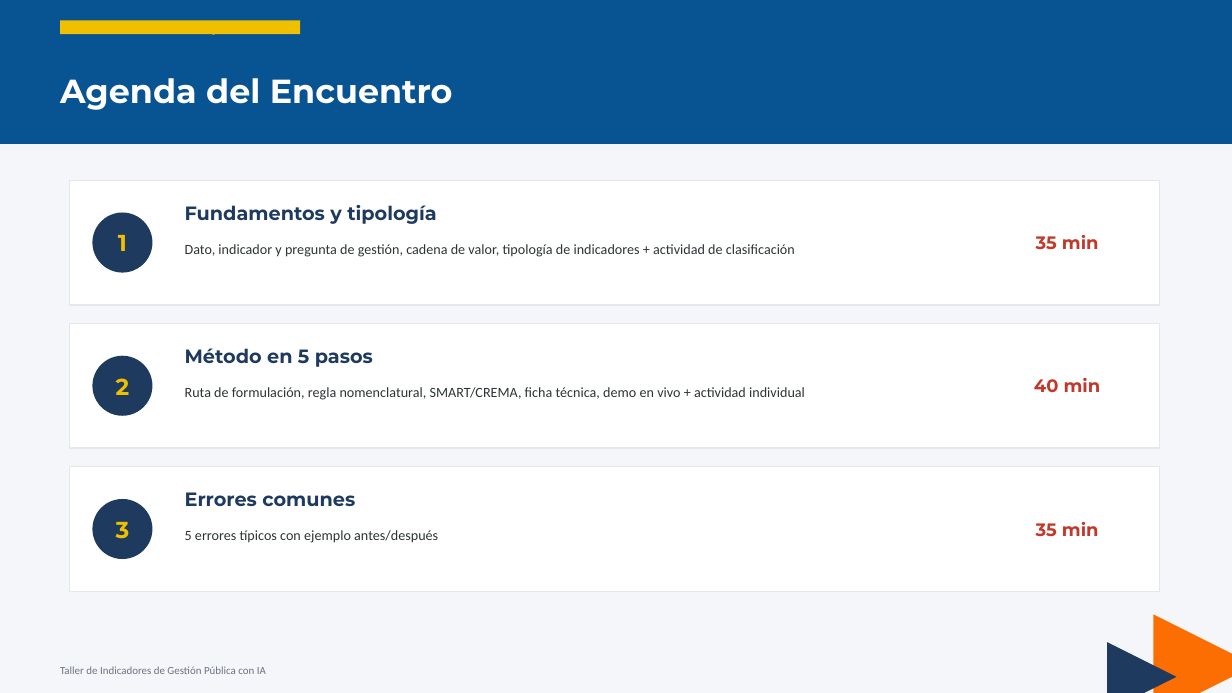
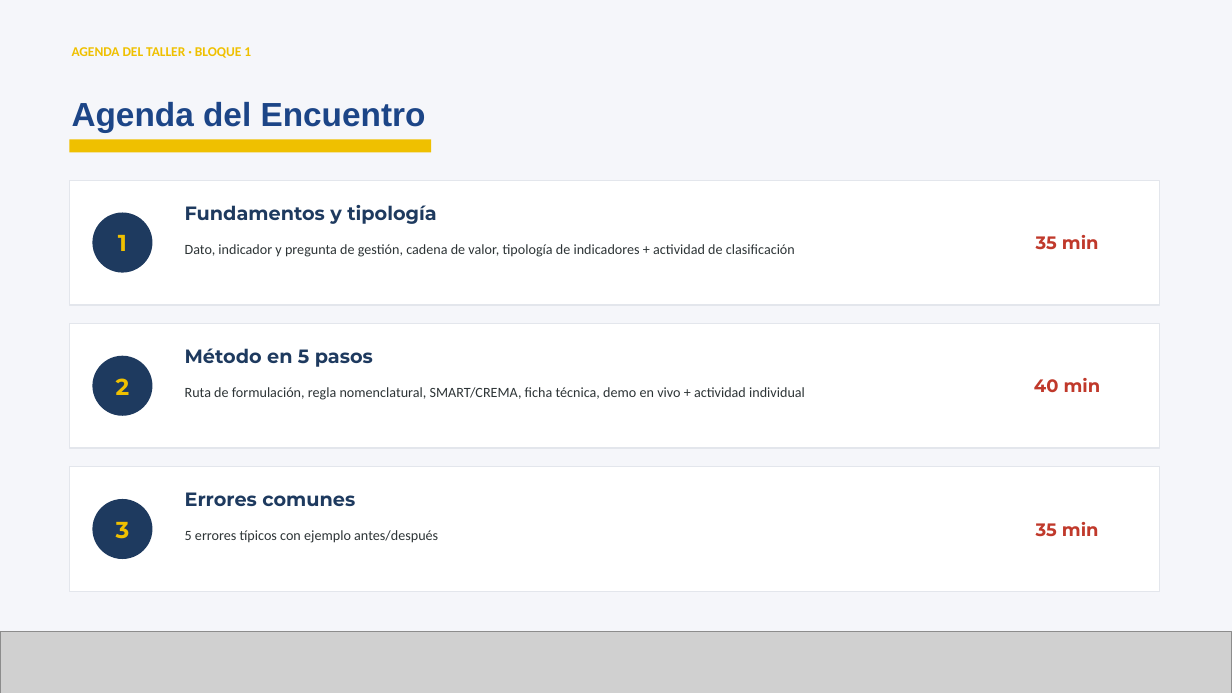
Before and after one commit to smezam-star/Management-Indicators, a slide deck: slide 3 of docs/Taller_Indicadores_Gestion_Publica_IA.pptx. Drawn at 1232x693 pixels with LibreOffice and Linux fonts; fonts in the diff are those of the drawing; grey boxes stand for pictures. Boxes give left, top, right and bottom in pixels: in the first picture for what was removed or moved away, otherwise in the second. Text is boxed around its words. In the diff, an @@ line names an element or a change of style, - is before the commit and + after.

Commit message:
Actualizar simulador con ejemplos y ejercicios del Taller 8

```diff
--- a/docs/Taller_Indicadores_Gestion_Publica_IA.pptx
+++ b/docs/Taller_Indicadores_Gestion_Publica_IA.pptx
@@ rectangle removed at (0,0,1232,144) @@
@@ text "AGENDA DEL TALLER · BLOQUE ..." rewrapped from (60,34,240,37) to (72,47,251,58) @@
@@ text "Agenda del Encuentro": place and size @@
-text "Agenda del Encuentro" at (60,78,453,110)
+text "Agenda del Encuentro" at (72,102,426,133)
@@ text "Agenda del Encuentro" at (72,102,426,133): font Montserrat to Arial, text colour #FFFFFF to #1C4587; vertical alignment middle to top @@
@@ rectangle: place and size @@
-rectangle at (60,20,300,34)
+rectangle at (69,140,432,152)
@@ triangle removed at (1153,615,1232,693) @@
@@ picture added at (0,631,1232,693) @@
@@ triangle removed at (1107,642,1177,693) @@
@@ text removed at (60,666,266,674) @@
-Taller de Indicadores de Gestión Pública con IA
```
Also in this commit, not shown: 44 other slides changed, 2 slides added, 6 slides removed, 8 other files.
